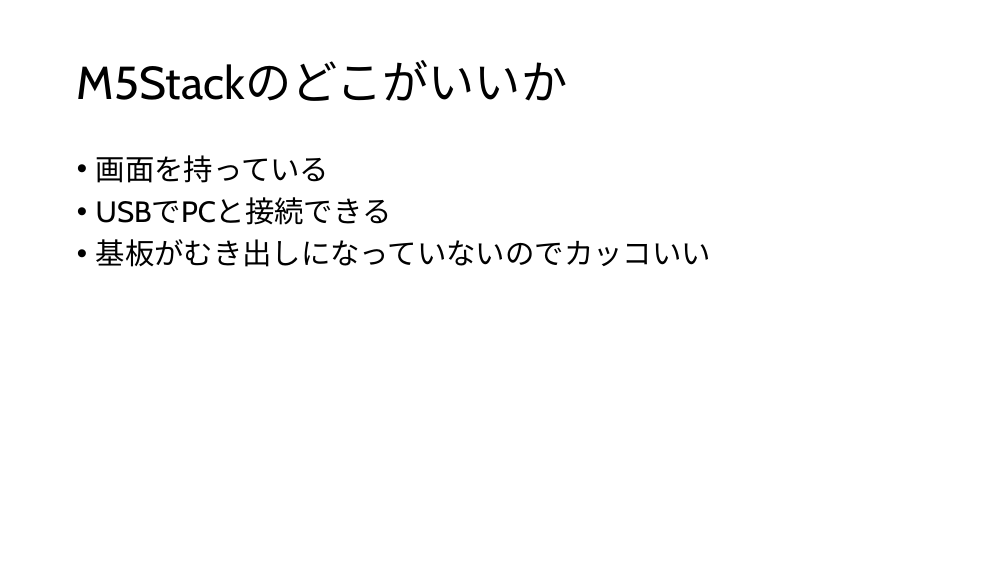
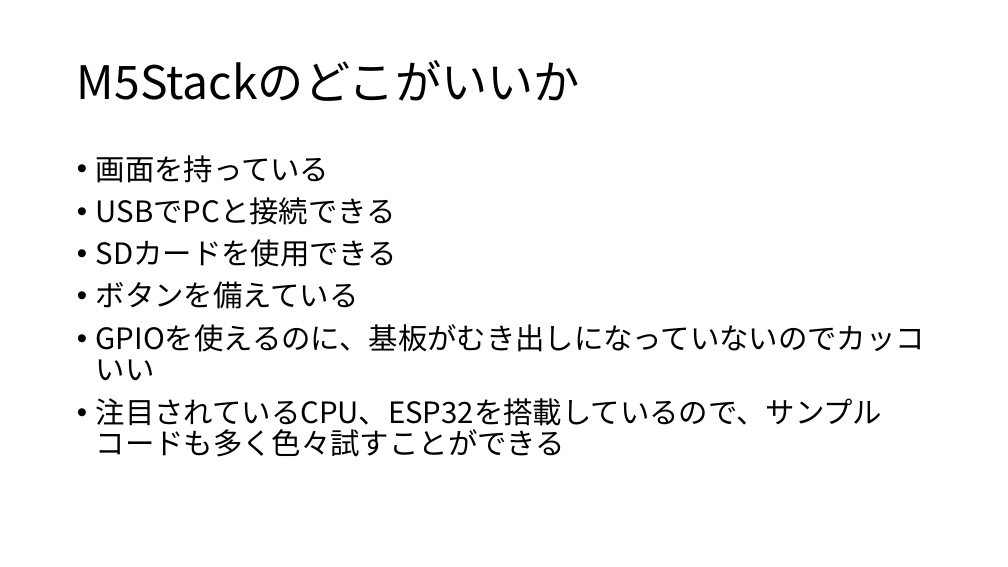
Before and after one commit to potechisakura/ren01, a slide deck: slide 19 of 01.pptx (slide 25 before the commit). Drawn at 1008x567 pixels with LibreOffice and Linux fonts; fonts in the diff are those of the drawing. Boxes give left, top, right and bottom in pixels: in the first picture for what was removed or moved away, otherwise in the second. Text is boxed around its words. In the diff, an @@ line names an element or a change of style, - is before the commit and + after.

```diff
--- a/01.pptx
+++ b/01.pptx
@@ title "M5Stackのどこがいいか" at [77,60,580,101]: font Cabin to Noto Sans CJK JP @@
@@ text at [96,155,396,225]: font Cabin to Noto Sans CJK JP in "画面を持っている", "USBでPCと接続できる" @@
@@ text at [96,239,925,457]: text changed; font Cabin to Noto Sans CJK JP @@
-• 基板がむき出しになっていないのでカッコいい
+• SDカードを使用できる
+• ボタンを備えている
+• GPIOを使えるのに、基板がむき出しになっていないのでカッコいい
+• 注目されているCPU、ESP32を搭載しているので、サンプルコードも多く色々試すことができる
```
Also in this commit, not shown: 25 other slides changed, 3 slides added.
